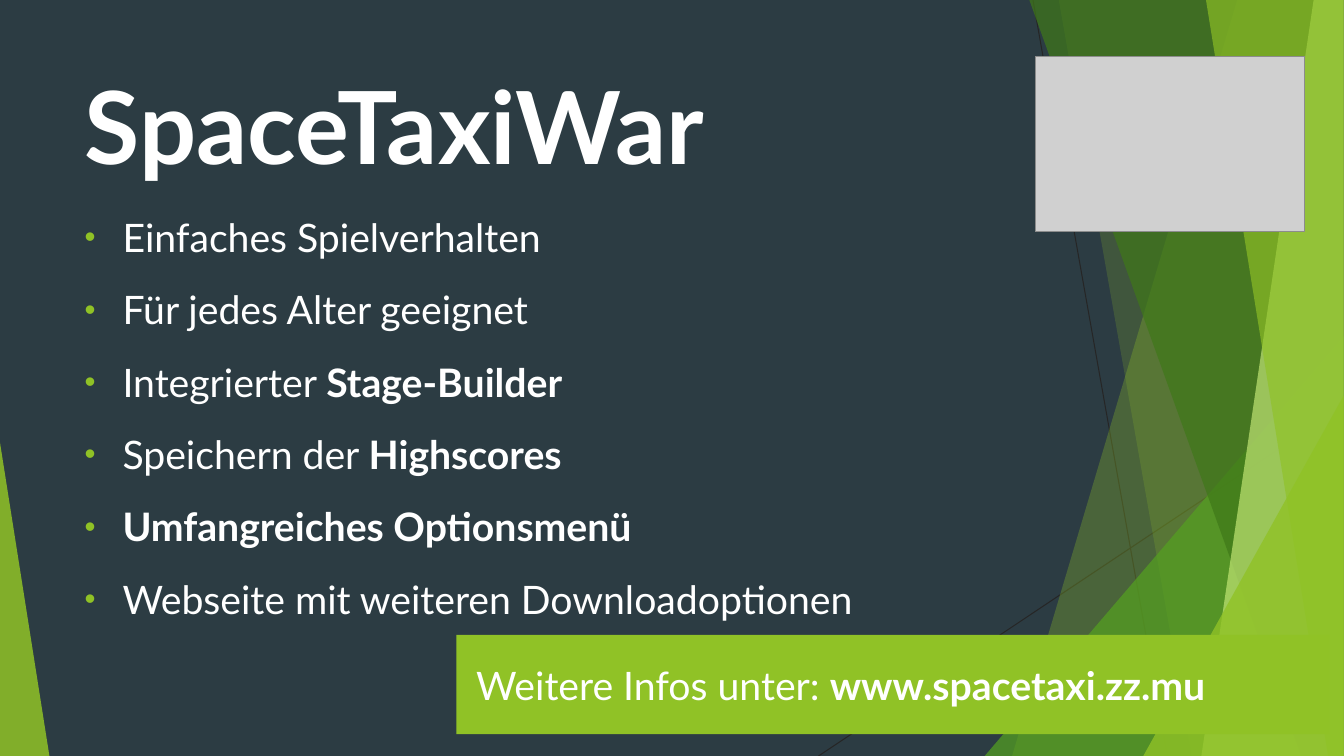
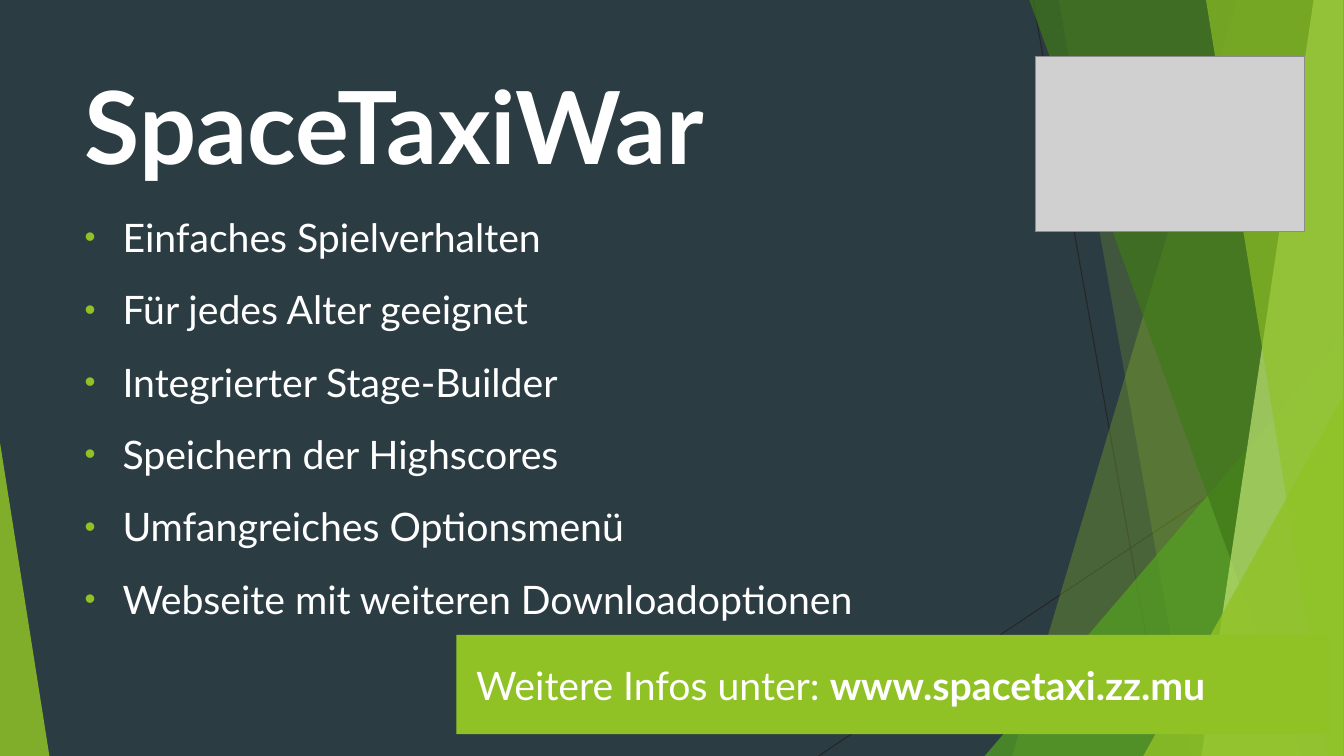
Before and after one commit to mfws412aja/SpaceTaxiWar, a slide deck: slide 1 of Pitch Slide.pptx. Drawn at 1344x756 pixels with LibreOffice and Linux fonts; fonts in the diff are those of the drawing; grey boxes stand for pictures; background and template pictures are left out. Boxes give left, top, right and bottom in pixels: in the first picture for what was removed or moved away, otherwise in the second. Text is boxed around its words. In the diff, an @@ line names an element or a change of style, - is before the commit and + after.

Commit message:
Präsi Schrift

```diff
--- a/Pitch Slide.pptx
+++ b/Pitch Slide.pptx
@@ text at box(123, 368, 624, 548): bold off in "Stage-Builder", "Highscores", "Umfangreiches Optionsmenü" @@
```
